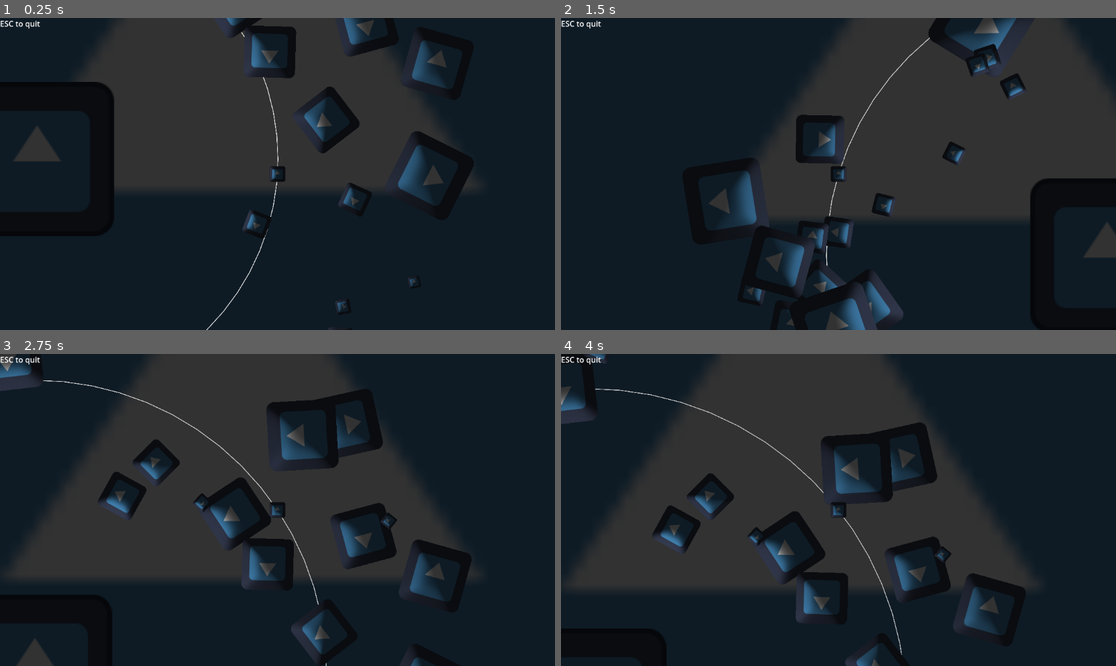
Above: before the commit, frames 1-4 (two rows, left to right).
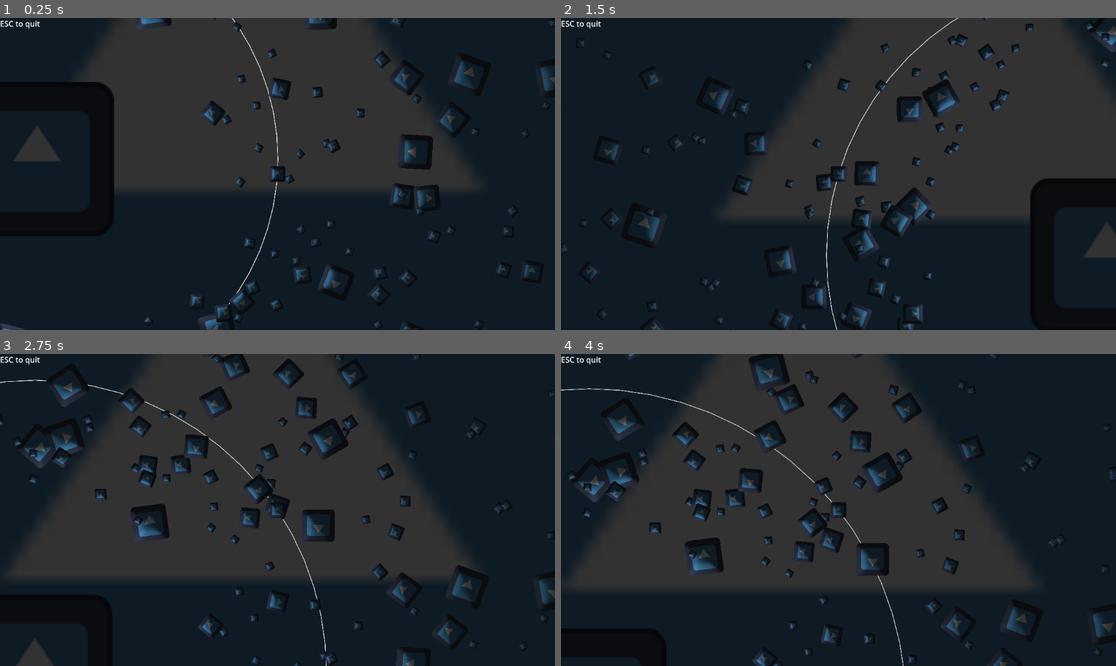
Above: after the commit, the same moments.

Repository: Aroweeri/gmtk2025
Game: Godot game, scene res://scenes/Main.tscn
Two runs of this game, one before a commit and one after it. Both use one fixed random seed, a clock stepped at 60 frames per second and the inputs below. The engine's default icon, where the game draws it, is replaced by a stand-in: a white triangle on a blue panel in a dark square.
Inputs:
- Up to frame 1 (0.25 s): no input
- Up to frame 2 (1.5 s): hold Up (ui_up) 0.53-1.28 s; hold 1 (zoom1) 0.53-1.28 s; hold Down (ui_down) from 1.28 s (still down); tap 2 (zoom2) at 1.35 s
- Up to frame 3 (2.75 s): release Down (ui_down) at 2.03 s; hold Up (ui_up) from 2.03 s (still down); hold 3 (zoom3) from 2.03 s (still down)
- Up to frame 4 (4 s): release 3 (zoom3) at 2.78 s; tap 1 (zoom1) at 2.85 s; release Up (ui_up) at 3.53 s; hold Down (ui_down) from 3.53 s (still down); hold 2 (zoom2) from 3.53 s (still down)

The runs differ from the first frame. In frame 1, 7.6% of the frame differs, in the area x 0-100%, y 0-100%; in frame 2, 9.7%; in frame 3, 15%; in frame 4, 15%.

Commit message:
Tweak asteroid distribution and sizes.

Diff:
--- a/scenes/main.gd
+++ b/scenes/main.gd
@@ -6,17 +6,18 @@
 	queue_redraw()
 
 func _init() -> void:
-	for i in range(50):
+	for i in range(800):
 		var tempRotator = Node2D.new()
 		var tempPositioner = Node2D.new();
 		tempRotator.rotation = randf()*PI*2
-		tempPositioner.position = Vector2(1500 + (randf()*2000), 0);
+		tempPositioner.position = Vector2(1500 + (randf()*6000), 0);
 		tempRotator.add_child(tempPositioner);
 		var targetPosition = Vector2(tempPositioner.global_position);
 
 		var newObstacle = Obstacle.instantiate()
 		newObstacle.position = targetPosition
-		(newObstacle.get_node("CollisionShape2D/Sprite2D") as Node2D).scale *= 0.5+randf()*5
+		var myrand = randf()
+		(newObstacle.get_node("CollisionShape2D/Sprite2D") as Node2D).scale *= pow(myrand, 4)*2+0.5
 
 		newObstacle.rotation = randf()*PI*2
 		add_child(newObstacle)
